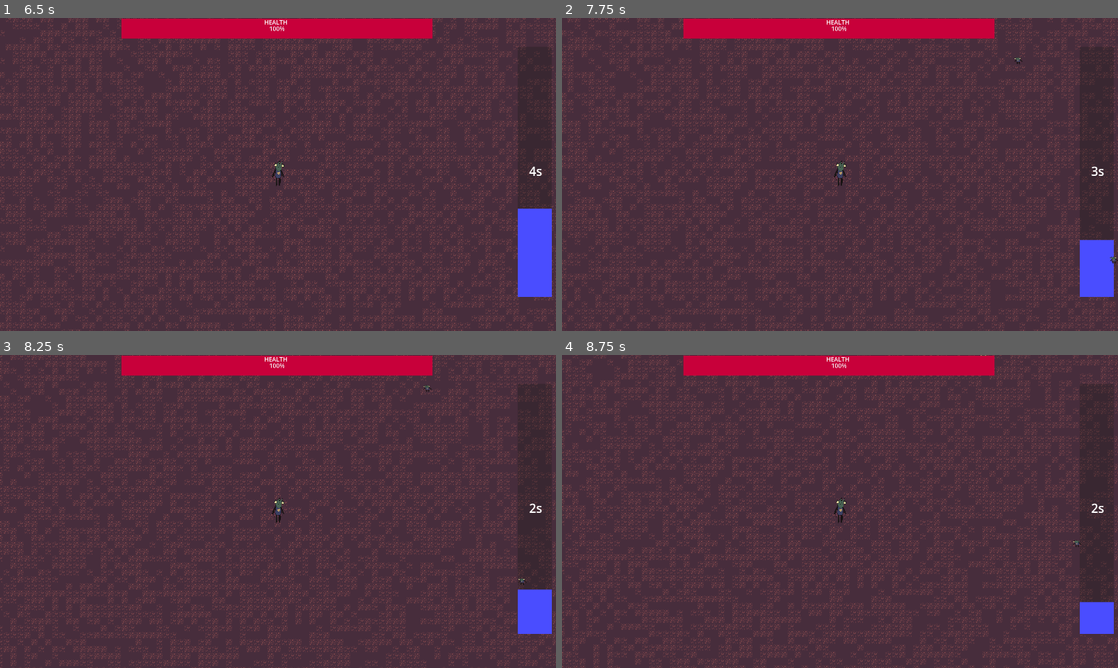
Above: before the commit, frames 1-4 (two rows, left to right).
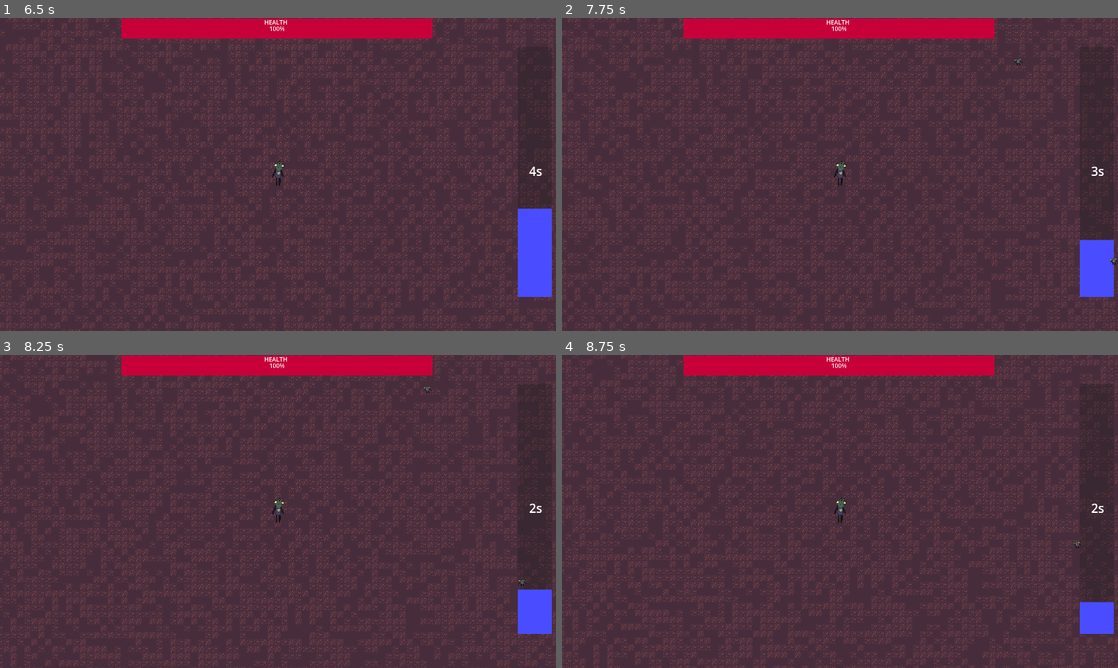
Above: after the commit, the same moments.

Repository: Fymir27/Bogtober2023
Game: Godot game, scene res://main.tscn
Same seed, same stepped clock (60 frames per second), same inputs: the game is played once before the commit and once after it.
Inputs:
- Up to frame 1 (6.5 s): hold Up 0.53-2.03 s; hold Left 2.03-3.53 s; hold Down 3.53-4.28 s; hold Right 4.28-5.03 s; hold Up 5.03-5.78 s; hold Right from 5.78 s (still down)
- Up to frame 2 (7.75 s): keep holding Right
- Up to frame 3 (8.25 s): release Right at 8.03 s; hold Down from 8.03 s (still down)
- Up to frame 4 (8.75 s): keep holding Down

Frame 1 is identical in both runs. In frame 2, less than 0.1% of the frame differs, in the area x 81-100%, y 12-79%; in frame 3, less than 0.1%; in frame 4, less than 0.1%.

Commit message:
Enemy attacks refactored (hit timer)

Diff:
--- a/public_enemy_nr_1.tscn
+++ b/public_enemy_nr_1.tscn
@@ -1,26 +1,41 @@
-[gd_scene load_steps=4 format=3 uid="uid://byhibxvldv5vk"]
+[gd_scene load_steps=5 format=3 uid="uid://byhibxvldv5vk"]
 
 [ext_resource type="Script" path="res://scripts/Enemy.gd" id="1_y2i6d"]
 [ext_resource type="Texture2D" uid="uid://pwroljxqddpq" path="res://phinoon.png" id="2_3gbk1"]
 
 [sub_resource type="CapsuleShape2D" id="CapsuleShape2D_pt0o6"]
 radius = 15.5
-height = 77.0
+height = 39.0
 
-[node name="public_enemy_nr_1" type="CharacterBody2D" node_paths=PackedStringArray("_sprite")]
+[sub_resource type="StyleBoxFlat" id="StyleBoxFlat_cwiwd"]
+bg_color = Color(0.333333, 0, 0.815686, 1)
+
+[node name="public_enemy_nr_1" type="CharacterBody2D" node_paths=PackedStringArray("_sprite", "_hit_progress")]
 collision_layer = 2
 collision_mask = 3
 motion_mode = 1
 script = ExtResource("1_y2i6d")
 _speed = 100.0
 _damage = 7.0
+_hit_delay = 1.0
 _sprite = NodePath("Sprite2D")
+_hit_progress = NodePath("ProgressBar")
 
 [node name="Sprite2D" type="Sprite2D" parent="."]
-position = Vector2(1, -7.5)
+position = Vector2(2, 1)
 scale = Vector2(0.69, 0.275)
 texture = ExtResource("2_3gbk1")
 
 [node name="CollisionShape2D" type="CollisionShape2D" parent="."]
 position = Vector2(-0.5, -5.5)
 shape = SubResource("CapsuleShape2D_pt0o6")
+
+[node name="ProgressBar" type="ProgressBar" parent="."]
+visible = false
+offset_left = -23.0
+offset_top = -36.0
+offset_right = 23.0
+offset_bottom = -26.0
+theme_override_styles/fill = SubResource("StyleBoxFlat_cwiwd")
+value = 75.0
+show_percentage = false
--- a/scripts/Enemy.gd
+++ b/scripts/Enemy.gd
@@ -2,14 +2,25 @@
 
 @export var _speed: float;
 @export var _damage: float;
+@export var _hit_delay: float;
 @export var _target: Node2D;
 @export var _sprite : Sprite2D;
+@export var _hit_progress: ProgressBar;
+
+var _hit_timer: float;
 
 func _ready():
-	# print("Ready: " + str(name));
+	if (_hit_progress):
+		_hit_progress.max_value = _hit_delay;
 	pass;
 
-func _physics_process(delta):
+func _process(delta):
+	_hit_timer -= delta;
+	if (_hit_progress):
+		_hit_progress.value = _hit_progress.max_value - _hit_timer;
+
+
+func _physics_process(_delta):
 	var direction = _target.global_position - global_position;
 	velocity = direction.normalized() * _speed;
 	move_and_slide();
@@ -23,9 +34,10 @@
 	var player = collision.get_collider() as Player;
 	if (!player):
 		return;
-	#print(player);
+	if (_hit_timer > 0):
+		return;
 	player.deal_damage(_damage);
-	queue_free();
+	_hit_timer = _hit_delay;
 
 func flip_sprite():
 	if (velocity.x > 0):
--- a/scripts/Spawner.gd
+++ b/scripts/Spawner.gd
@@ -9,8 +9,8 @@
 @export var _nextWaveIndex: int;
 @export var _secondsUntilNextSpawn: float;
 
-func randf_between(min, max):
-	return min + randf() * (max - min);
+func randf_between(min_val, max_val):
+	return min_val + randf() * (max_val - min_val);
 
 func _process(delta):
 	_secondsUntilNextSpawn -= delta;
